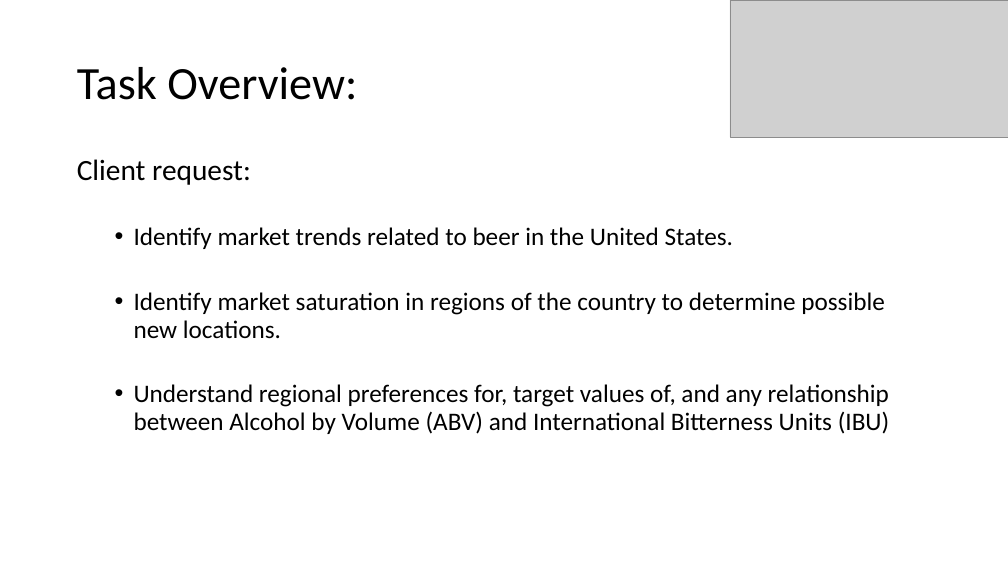
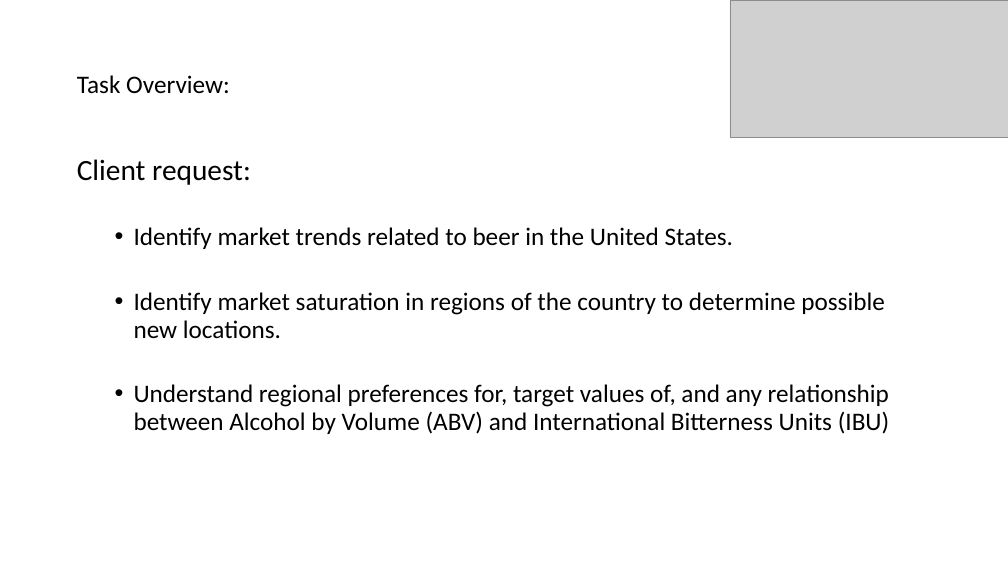
Before and after one commit to cwalenciak/dds_case_study_1, a slide deck: slide 2 of Presentation.pptx. Drawn at 1008x567 pixels with LibreOffice and Linux fonts; fonts in the diff are those of the drawing; grey boxes stand for pictures. Boxes give left, top, right and bottom in pixels: in the first picture for what was removed or moved away, otherwise in the second. Text is boxed around its words. In the diff, an @@ line names an element or a change of style, - is before the commit and + after.

```diff
--- a/Presentation.pptx
+++ b/Presentation.pptx
@@ title "Task Overview:" at bbox=[77, 75, 230, 94]: size 44 to 24 pt @@
```
Also in this commit, not shown: 3 other slides changed.
